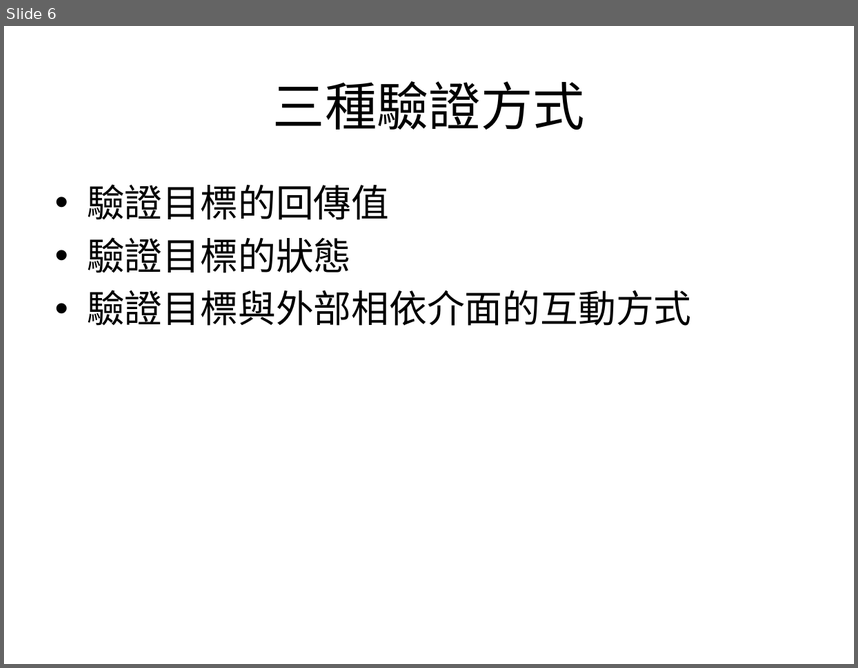
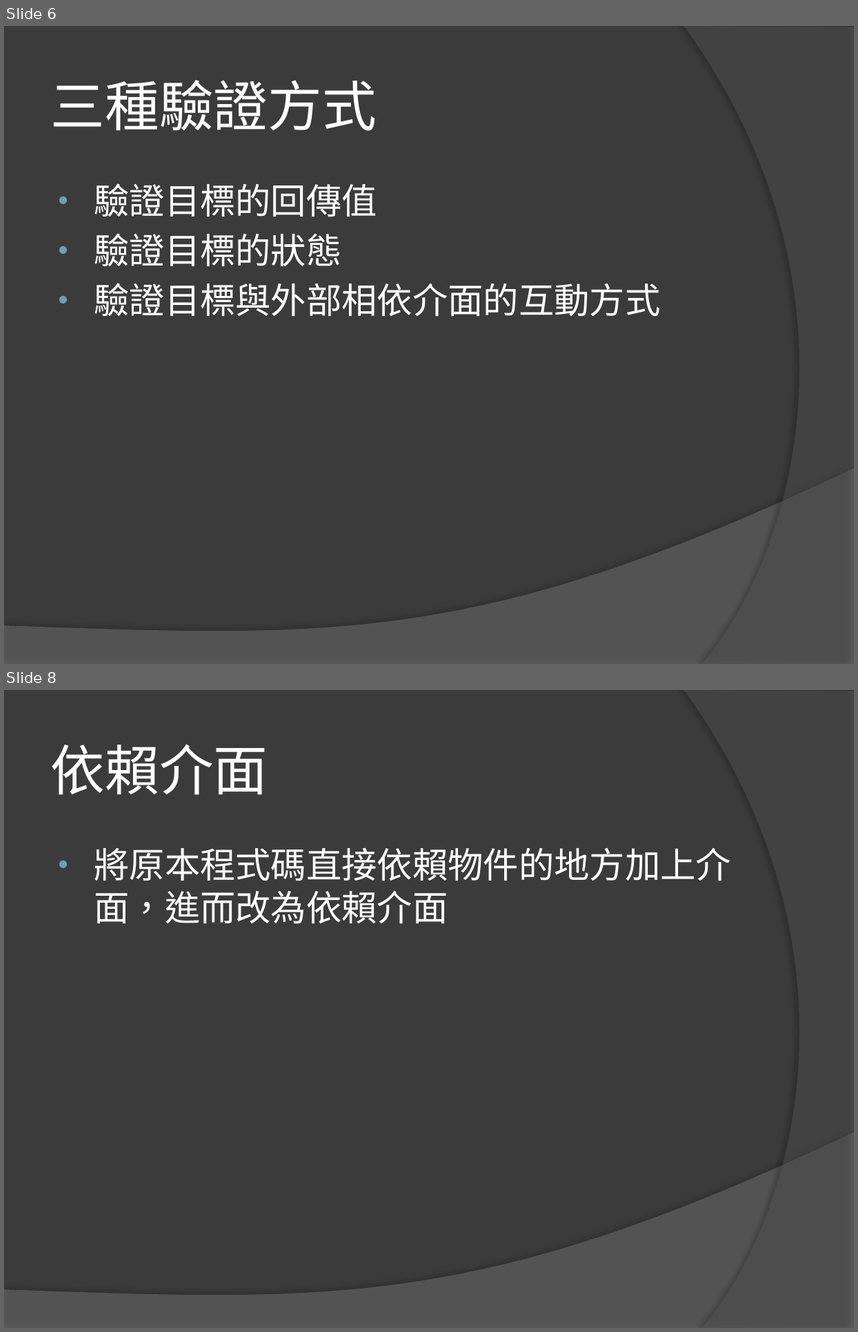
Before and after one commit to lintingwei/UnitTestBasic, a slide deck: Unit Test Basic.pptx. Shown one above the other, each under a label of ours: slide 6 before the commit, slides 6 and 8 after it; the slides between them are not shown. The pictures are 858x668 and 858x1332 pixels, drawn with LibreOffice and Linux fonts; fonts in the diff are those of the drawing. Boxes give left, top, right and bottom in pixels: in the first picture for what was removed or moved away, otherwise in the second. Text is boxed around its words. In the diff, an @@ line names an element or a change of style, - is before the commit and + after.

```diff
--- a/Unit Test Basic.pptx
+++ b/Unit Test Basic.pptx
@@ slide 8 added at bbox=[4, 690, 854, 1328], background #3B3B3B; not listed: 2 template elements that a slide beside it also shows @@
@@ title added at bbox=[51, 744, 268, 795], 46 pt, text #FFFFFF @@
+依賴介面
@@ text added at bbox=[94, 847, 731, 924], 30 pt, text #FFFFFF @@
+• 將原本程式碼直接依賴物件的地方加上介面，進而改為依賴介面
@@ slide 6 changed as well @@
@@ background #FFFFFF to #3B3B3B @@
@@ freeform shape added at bbox=[684, 26, 854, 664], fill #5E5E5E at 40% opacity @@
@@ title "三種驗證方式" at bbox=[51, 80, 377, 131]: size 44 to 46 pt, font Calibri to Roboto, text colour #000000 to #FFFFFF; alignment centre to left @@
@@ text "驗證目標的回傳值" at bbox=[94, 183, 660, 316]: size 32 to 30 pt, font Calibri to Arial, text colour #000000 to #FFFFFF; indent changed @@
@@ freeform shape added at bbox=[4, 468, 854, 664], fill #7F7F7F at 45% opacity @@
```
Also in this commit, not shown: 5 other slides changed, 6 other slides added.
